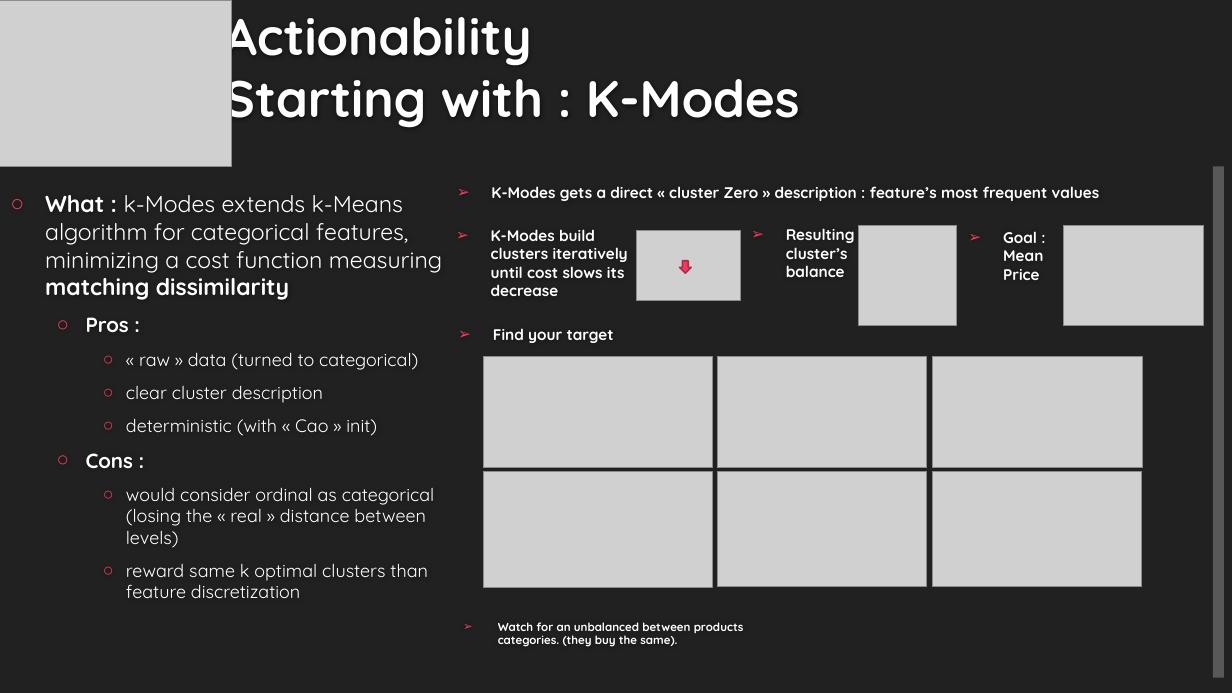
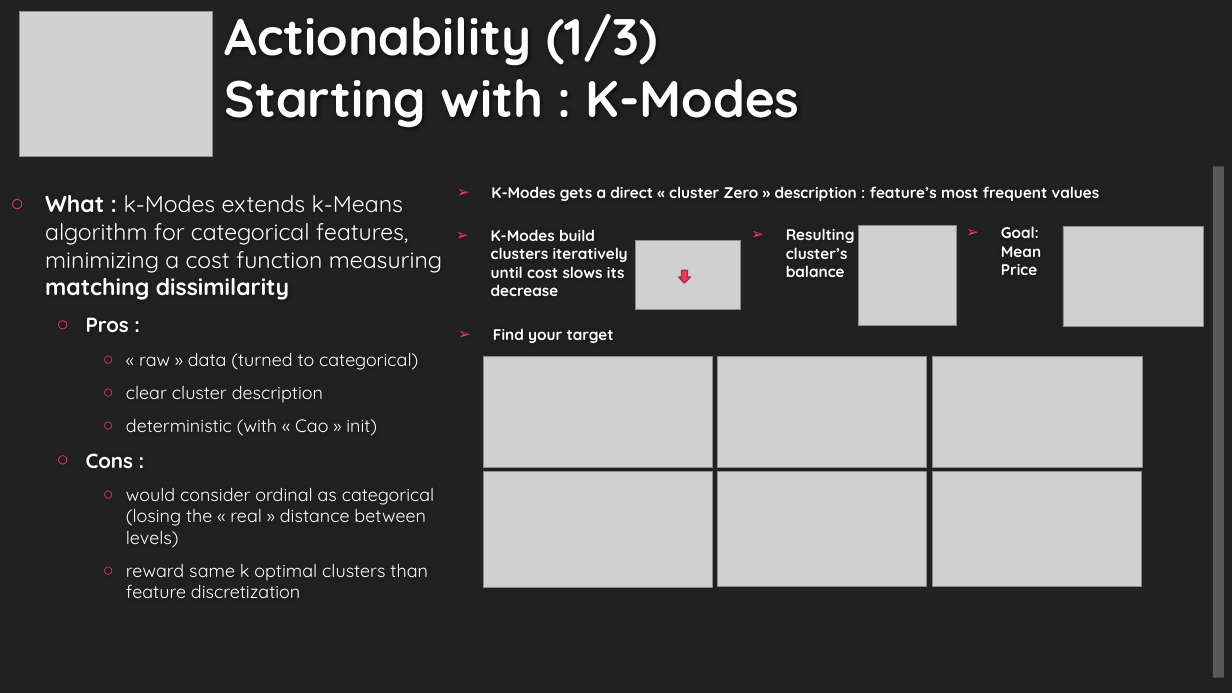
Before and after one commit to EtienneLardeur/P5_CustomerSegmentation, a slide deck: slide 12 of P5Olist_Présentation_initiale.pptx (slide 11 before the commit). Drawn at 1232x693 pixels with LibreOffice and Linux fonts; fonts in the diff are those of the drawing; grey boxes stand for pictures; background and template pictures are left out. Boxes give left, top, right and bottom in pixels: in the first picture for what was removed or moved away, otherwise in the second. Text is boxed around its words. In the diff, an @@ line names an element or a change of style, - is before the commit and + after.

```diff
--- a/P5Olist_Présentation_initiale.pptx
+++ b/P5Olist_Présentation_initiale.pptx
@@ picture: place and size @@
-picture at box(0, 0, 231, 166)
+picture at box(19, 12, 212, 156)
@@ title at box(224, 14, 800, 128): text changed @@
-Actionability
-Starting with : K-Modes
+Actionability (1/3)
+Starting with : K-Modes
@@ text at box(1001, 226, 1041, 275): spaces changed @@
-➢ Goal : Mean Price
+➢ Goal: Mean Price
@@ picture: place and size @@
-picture at box(636, 231, 740, 300)
+picture at box(636, 240, 740, 310)
@@ down arrow: place and size @@
-down arrow at box(679, 261, 691, 273)
+down arrow at box(679, 271, 691, 283)
@@ text removed at box(498, 622, 744, 647) @@
-➢ Watch for an unbalanced between products categories. (they buy the same).
```
Also in this commit, not shown: 5 other slides changed, 1 slide added.
